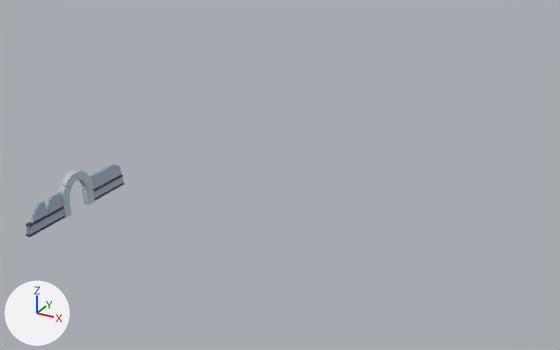
Renders of the FBX model source/Assets/Resources/Models/EnvironmentBuildings/ruins-arch-2.fbx from each side of a commit.
The view is the same before and after, from a camera (50 mm lens) standing at (38.8, -38.9, 25.9) and looking at (14.4, 5.4, 3.7). The lights are fixed; the arrows at lower left show +X, +Y and +Z. Where no turn or scale is listed for an object, it has been applied to the vertices.

Objects in the first picture: 'LeftWall', 'RightWall'.
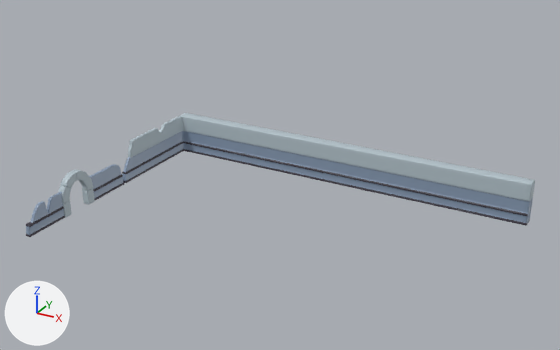
What differs and where, as boxes (x1, y1, x2, y2) in the pictures (560 x 350 px):
'LeftWall.001', added: after (122, 113, 535, 226)
    faces in mat_stonelighter (light grey #b5c4cc): (128, 113, 535, 201)
    faces in mat_stonelight (blue #899cb4): (122, 131, 533, 223)
    faces in mat_stonedark (dark grey #3d3946): (122, 141, 530, 226)

What the commit changed:
Mesh me_cube_001 is new.
It has 3931 vertices, 3809 faces and spans x -0.2..30.3, y -2.2..7.1, z -1.0..2.3.
Faces by material slot: [1462, 1259, 1088].
It uses material mat_stonelighter (light grey #b5c4cc).
It uses material mat_stonelight (blue #899cb4).
It uses material mat_stonedark (dark grey #3d3946).
Object 'LeftWall.001' (ob_leftwall_001) is new; it shows me_cube_001.
Its location is (0.03, 7.48, 1.0).
